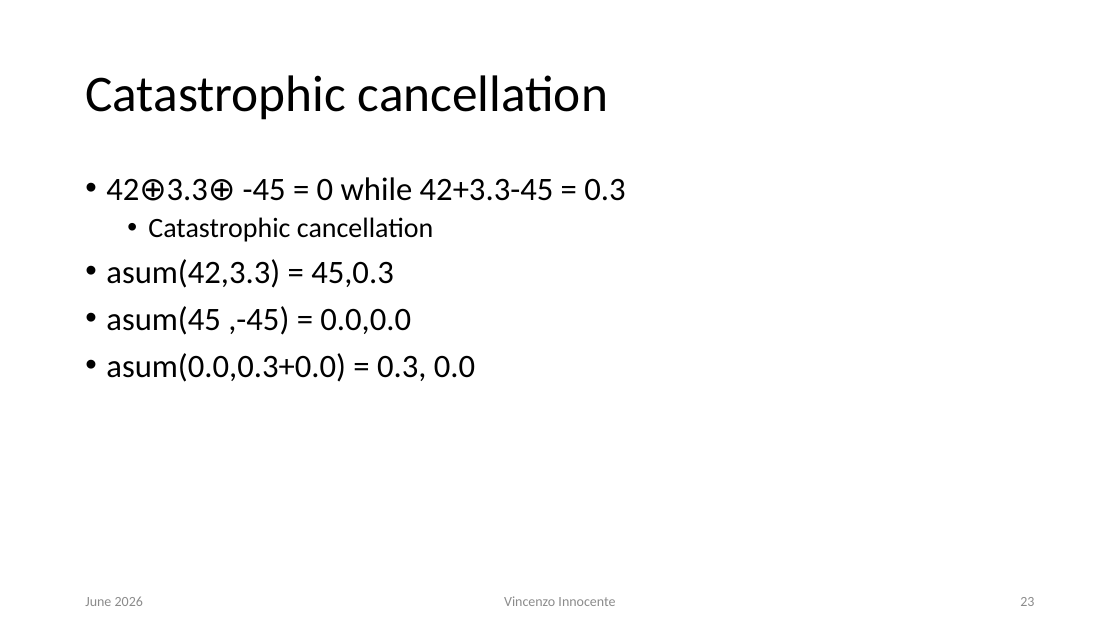
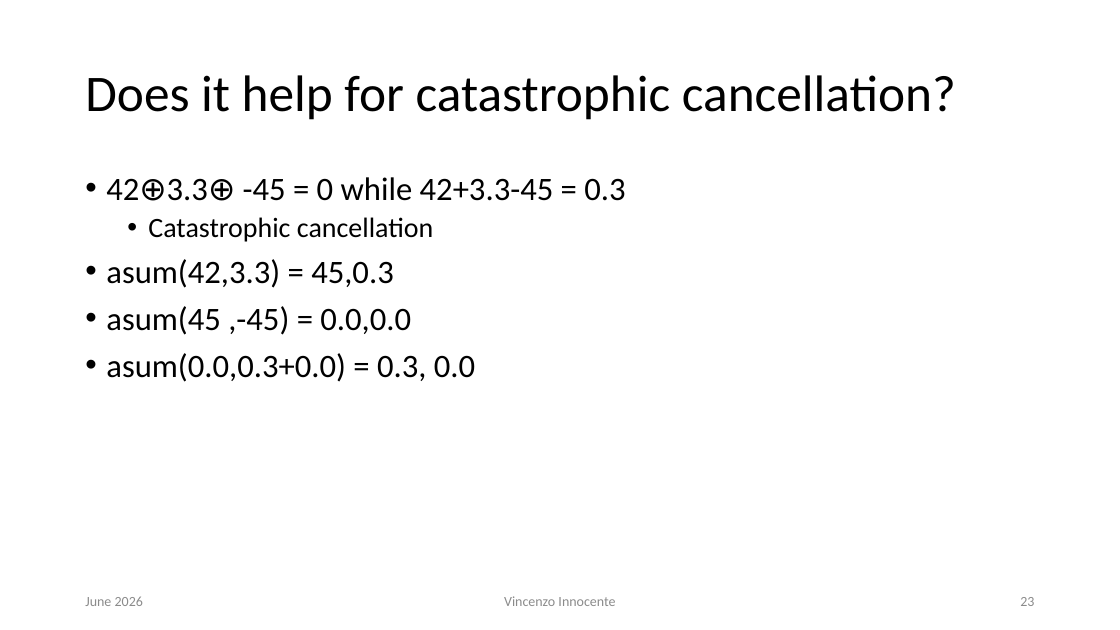
Before and after one commit to VinInn/FPCourse, a slide deck: slide 23 of Slides/FPforScientist.pptx. Drawn at 1120x630 pixels with LibreOffice and Linux fonts; fonts in the diff are those of the drawing. Boxes give left, top, right and bottom in pixels: in the first picture for what was removed or moved away, otherwise in the second. Text is boxed around its words. In the diff, an @@ line names an element or a change of style, - is before the commit and + after.

Commit message:
add ref

```diff
--- a/Slides/FPforScientist.pptx
+++ b/Slides/FPforScientist.pptx
@@ title at bbox=[85, 75, 956, 120]: text changed @@
-Catastrophic cancellation
+Does it help for catastrophic cancellation?
```
Also in this commit, not shown: 1 other slide changed.
